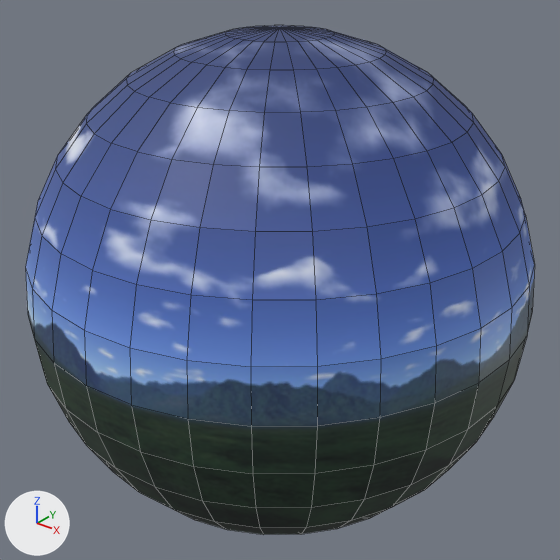
The OBJ model Resources/skydome/skydome.obj: old version first, new version second.
The view is the same before and after, from a 50 mm lens placed at (1.805, -2.255, 1.398), pointed at (0.0, 0.0, 0.0). Arrows for +X, +Y and +Z are at lower left; the lights stay in place. Mesh edges are drawn as thin lines. Where no turn or scale is listed for an object, it has been applied to the vertices.

In view in the first picture: '球'.
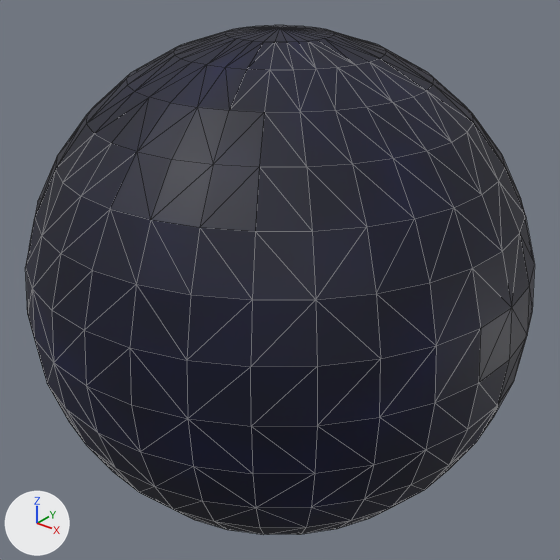
Pixel boxes (x1, y1, x2, y2) of what changed, in the pictures (560 x 560 px):
'球', surface changed
    both: (25, 25, 534, 534)

Edits to the bpy script that builds the scene:
```text
Add img_skydome_png:
    img_skydome_png = load_image('skydome.png', 'skydome.png', 4093, 2894, 'sRGB')
Change mat_マテリアル:
    mat_マテリアル.texture: img_fine_basin_jpg -> img_skydome_png
```
